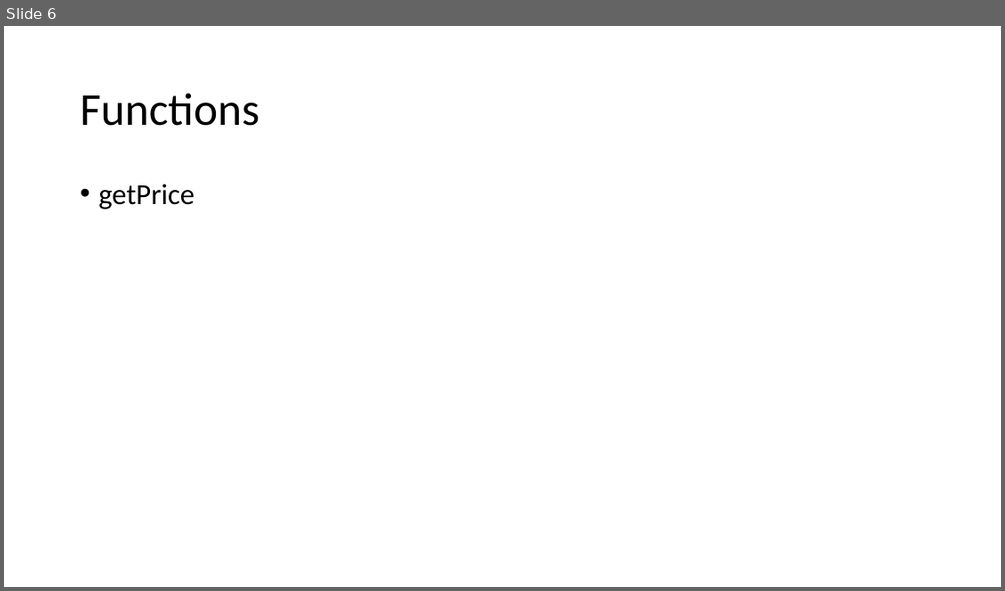
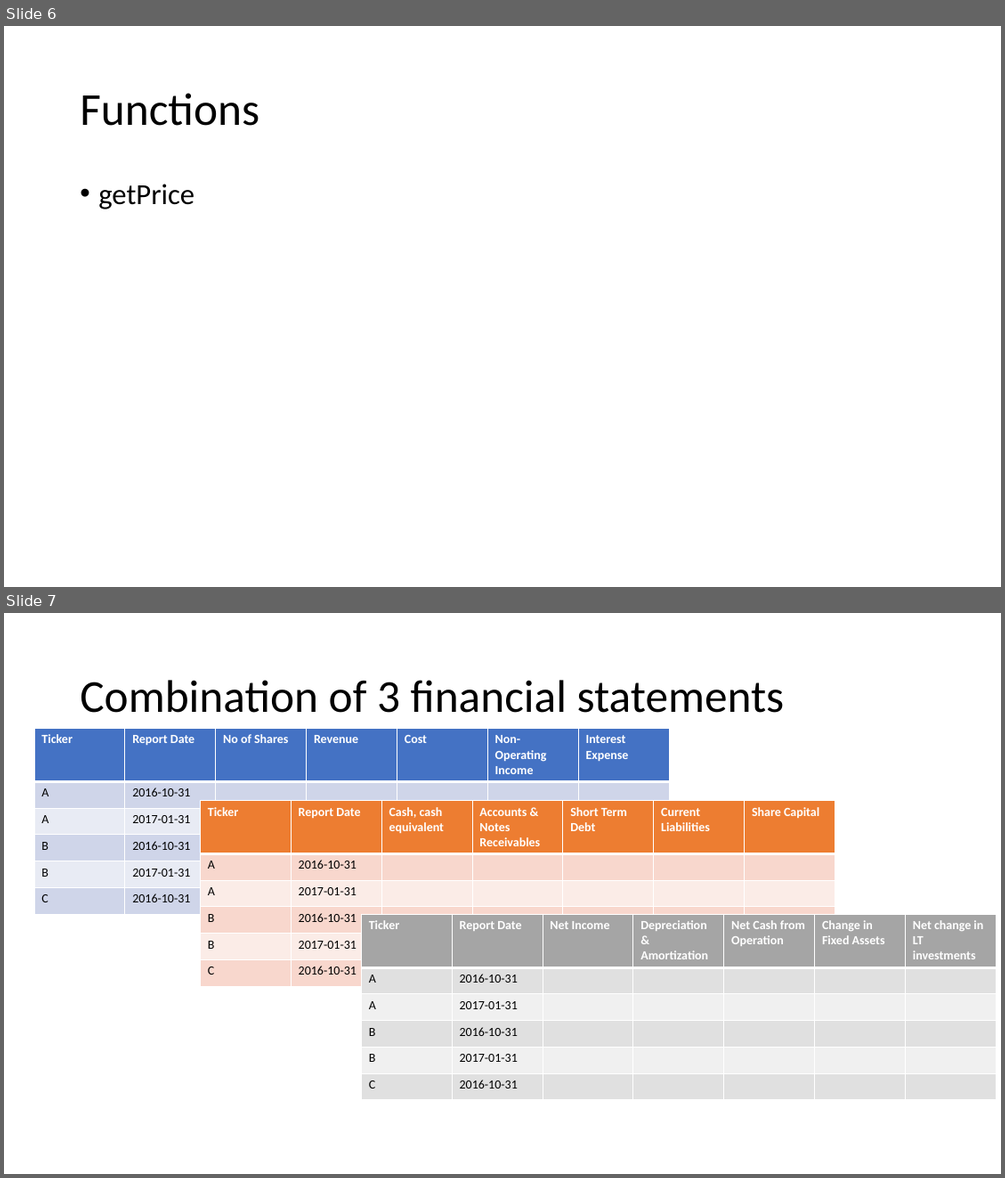
Before and after one commit to ethan-eplee/PortfolioThatBeatsTheMarket, a slide deck: Building a portfolio that beats the market.pptx. Shown one above the other, each under a label of ours: slide 6 before the commit, slides 6 and 7 after it. The pictures are 1005x591 and 1005x1178 pixels, drawn with LibreOffice and Linux fonts; fonts in the diff are those of the drawing. Boxes give left, top, right and bottom in pixels: in the first picture for what was removed or moved away, otherwise in the second. Text is boxed around its words. In the diff, an @@ line names an element or a change of style, - is before the commit and + after.

```diff
--- a/Building a portfolio that beats the market.pptx
+++ b/Building a portfolio that beats the market.pptx
@@ slide 7 added at (x1=4, y1=613, x2=1001, y2=1174), background #FFFFFF @@
@@ title added at (x1=80, y1=680, x2=785, y2=713), 44 pt, text #000000 @@
+Combination of 3 financial statements
@@ table added at (x1=34, y1=728, x2=668, y2=914), 6 rows, 7 columns @@
+Ticker | Report Date | No of Shares | Revenue | Cost | Non-Operating Income | Interest Expense
+A | 2016-10-31 |  |  |  |  | 
+A | 2017-01-31 |  |  |  |  | 
+B | 2016-10-31 |  |  |  |  | 
+B | 2017-01-31 |  |  |  |  | 
+C | 2016-10-31 |  |  |  |  | 
@@ table added at (x1=200, y1=801, x2=833, y2=985), 6 rows, 7 columns @@
+Ticker | Report Date | Cash, cash equivalent | Accounts & Notes Receivables | Short Term Debt | Current Liabilities | Share Capital
+A | 2016-10-31 |  |  |  |  | 
+A | 2017-01-31 |  |  |  |  | 
+B | 2016-10-31 |  |  |  |  | 
+B | 2017-01-31 |  |  |  |  | 
+C | 2016-10-31 |  |  |  |  | 
@@ table added at (x1=362, y1=915, x2=995, y2=1100), 6 rows, 7 columns @@
+Ticker | Report Date | Net Income | Depreciation & Amortization | Net Cash from Operation | Change in Fixed Assets | Net change in LT investments
+A | 2016-10-31 |  |  |  |  | 
+A | 2017-01-31 |  |  |  |  | 
+B | 2016-10-31 |  |  |  |  | 
+B | 2017-01-31 |  |  |  |  | 
+C | 2016-10-31 |  |  |  |  | 
```
Also in this commit, not shown: 2 slides changed, 6 other slides added, 16 other files.
